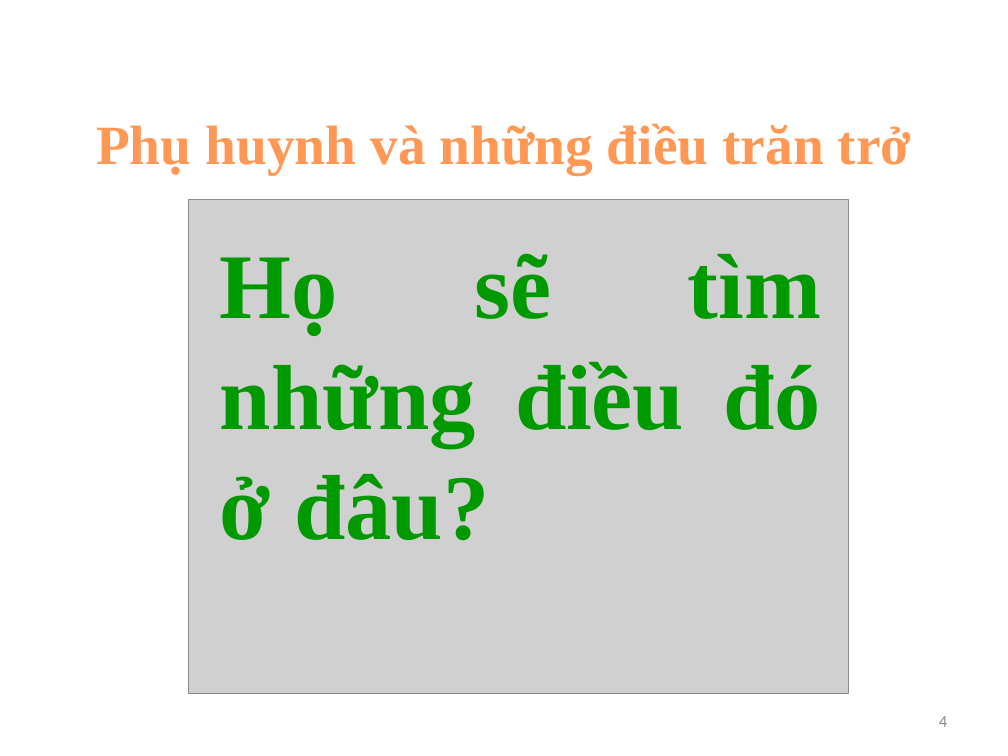
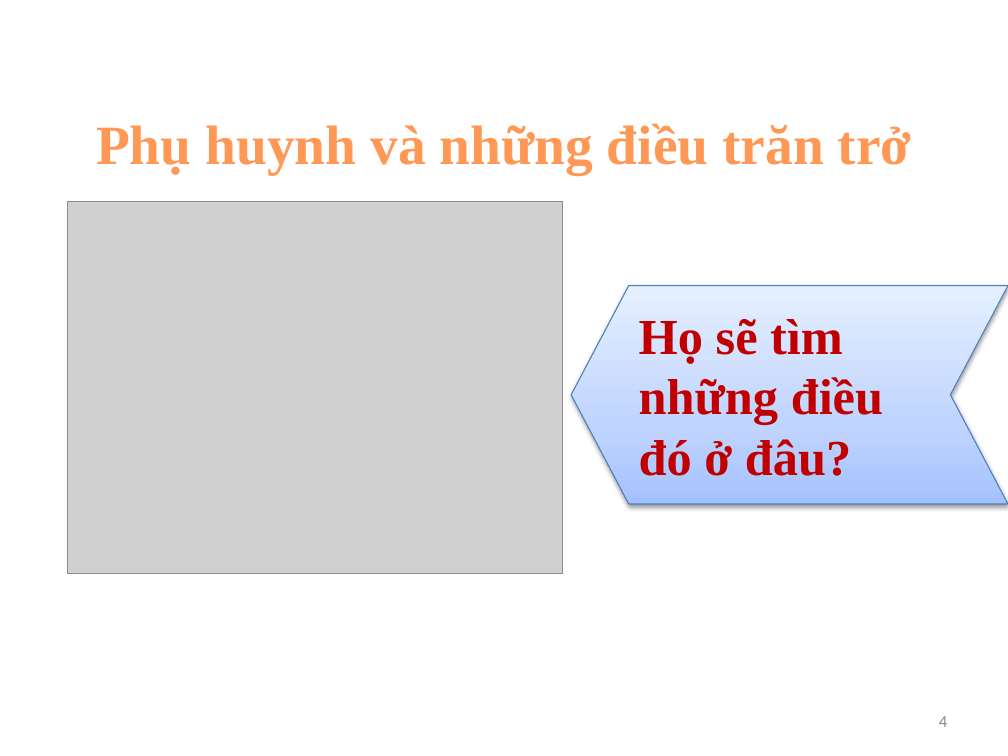
Before and after one commit to lengocluyen/pescode, a slide deck: slide 4 of Reporting Thesis/LV_FINAL/ReportThesis2/ReportingPPT.pptx. Drawn at 1008x756 pixels with LibreOffice and Linux fonts; fonts in the diff are those of the drawing; grey boxes stand for pictures; background and template pictures are left out. Boxes give left, top, right and bottom in pixels: in the first picture for what was removed or moved away, otherwise in the second. Text is boxed around its words. In the diff, an @@ line names an element or a change of style, - is before the commit and + after.

```diff
--- a/Reporting Thesis/LV_FINAL/ReportThesis2/ReportingPPT.pptx
+++ b/Reporting Thesis/LV_FINAL/ReportThesis2/ReportingPPT.pptx
@@ picture: place and size @@
-picture at (190, 200, 849, 695)
+picture at (68, 202, 563, 574)
@@ chevron "Họ sẽ tìm những điều ...": place and size @@
-chevron "Họ sẽ tìm những điều ..." at (220, 253, 822, 541)
+chevron "Họ sẽ tìm những điều ..." at (572, 285, 1008, 504)
@@ chevron "Họ sẽ tìm những điều ..." at (572, 285, 1008, 504): size 66 to 36 pt, text colour #009900 to #C00000; alignment justified to left; vertical alignment top to middle; fill none to gradient #A4C4FF to #BFD4FF to #E6EEFF; outline none to #4B7EBC 0.75 pt; shadow on @@
```
Also in this commit, not shown: 5 other slides changed, 1 slide added, 2 slides removed.
